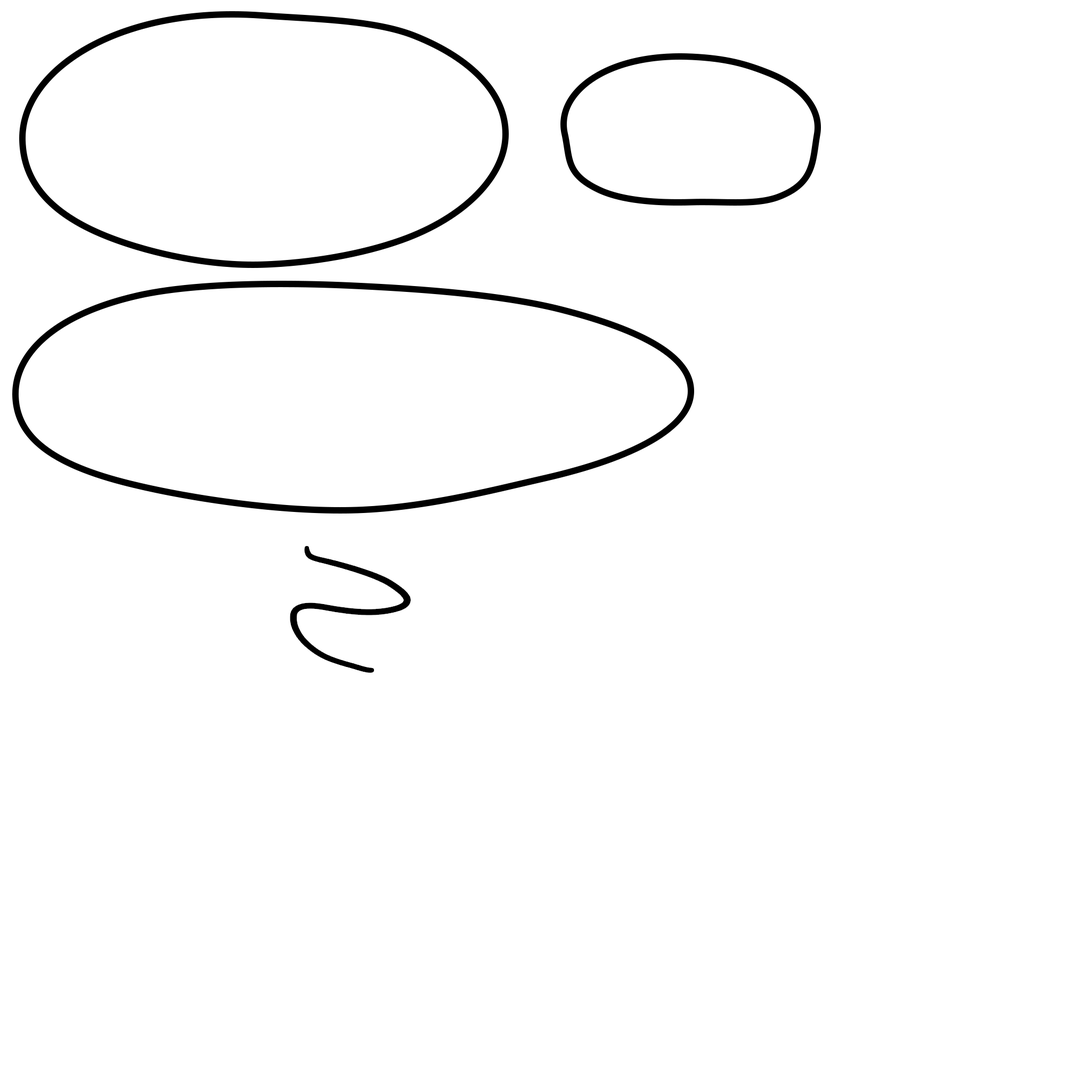
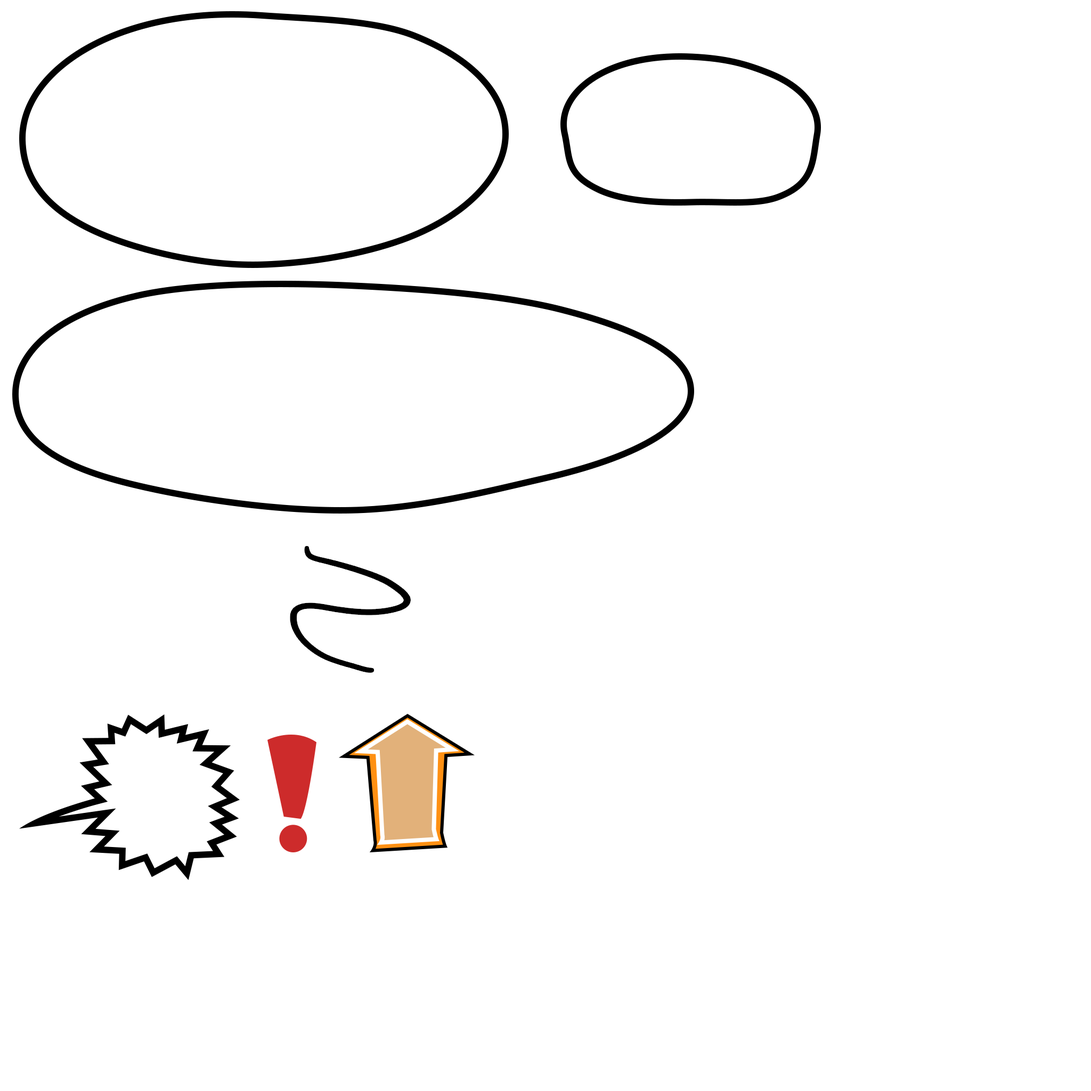
Comparing the layer stacks of the two 1091×1091 images. Changes:
added group "Arrow" with 3 layers above "Group 1" over 338, 714, 475, 853
added layer "Shape 2 copy" in group "Arrow" over 354, 719, 460, 846
added layer "Shape 2" in group "Arrow" over 338, 714, 475, 853
added group "Group 1" with 4 layers above "Ellipse 1 copy" over 19, 368, 475, 881
added layer "Ellipse 2" in group "Group 1" over 267, 734, 317, 853
added layer "Shape 1" in group "Group 1" over 19, 714, 240, 881
painted on "Ellipse 1" over 290, 33, 414, 261
